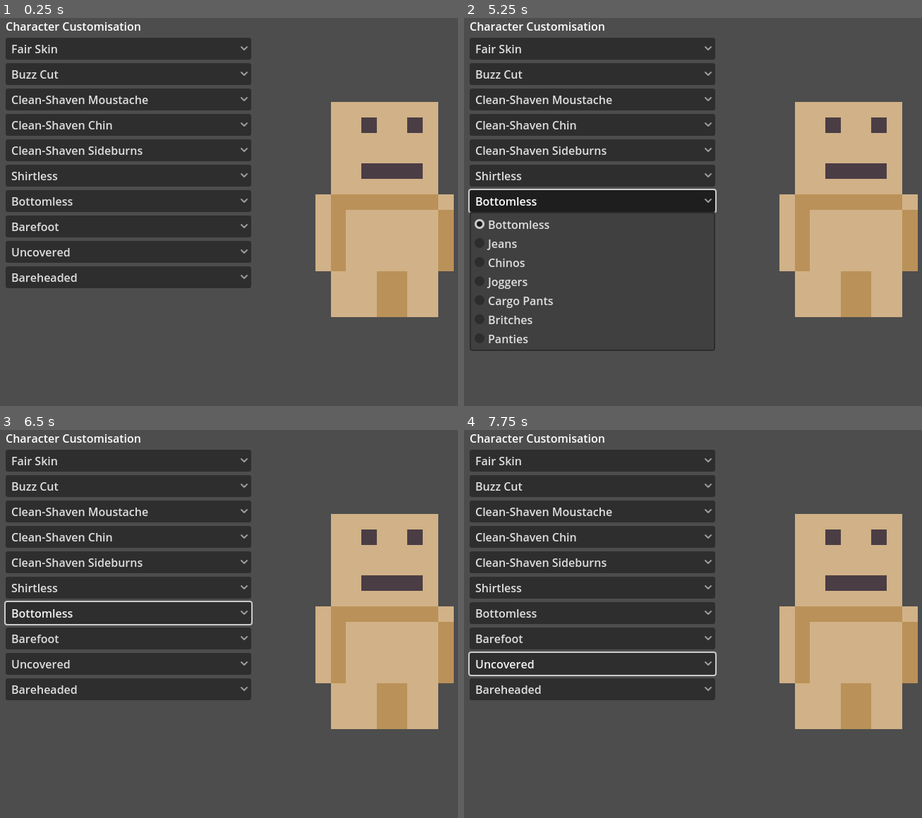
Above: before the commit, frames 1-4 (two rows, left to right).
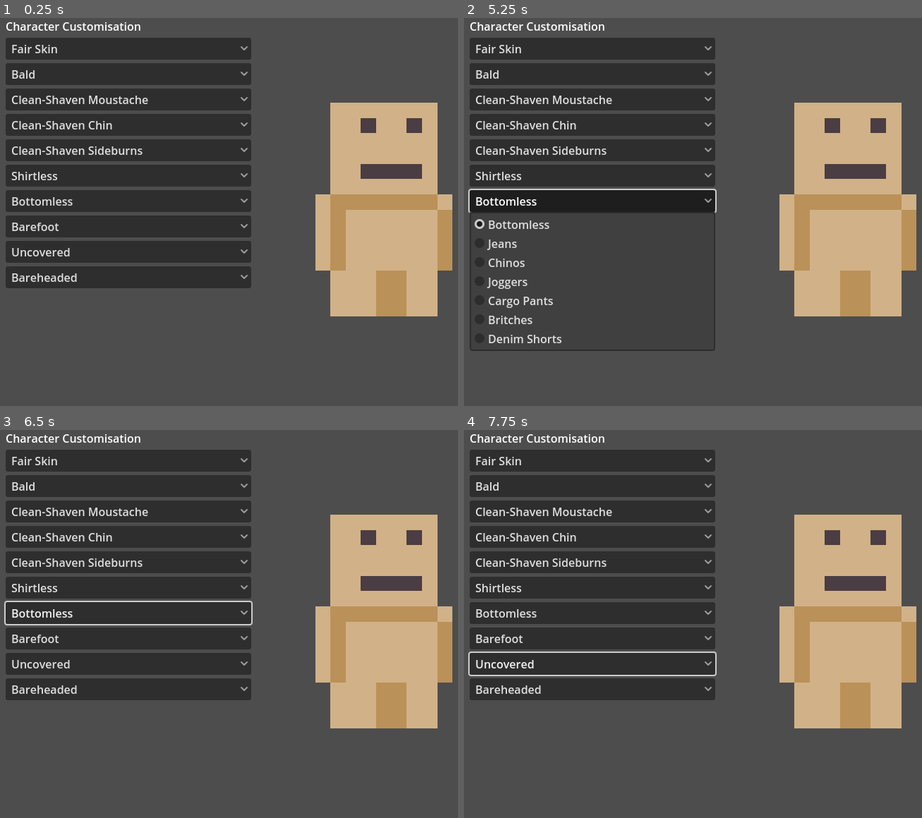
Above: after the commit, the same moments.

Repository: guilhermenevesxyz/project-king
Game: Godot game, scene res://scenes/character_customisation.tscn
Same seed, same stepped clock (60 frames per second), same inputs: the game is played once before the commit and once after it.
Inputs:
- Up to frame 1 (0.25 s): no input
- Up to frame 2 (5.25 s): click "Fair Skin" at 0.5 s; click "Buzz Cut" (after the commit: "Bald") at 1.25 s; click "Clean-Shaven Moustache" at 2 s; click "Clean-Shaven Chin" at 2.75 s; click "Clean-Shaven Sideburns" at 3.5 s; click "Shirtless" at 4.25 s; click "Bottomless" at 5 s
- Up to frame 3 (6.5 s): click "Barefoot" at 5.75 s
- Up to frame 4 (7.75 s): click "Uncovered" at 6.5 s; click "Bareheaded" at 7.25 s

The runs differ from the first frame. In frame 1, 0.5% of the frame differs, in the area x 4-100%, y 13-78%; in frame 2, 0.7%, in the area x 4-100%, y 13-84%; in frame 3, 0.5%; in frame 4, 0.5%.

Commit message:
customisation code

Diff:
--- /dev/null
+++ b/scenes/CharacterCustomisation.gd
@@ -0,0 +1,172 @@
+extends Control
+
+@onready
+var character = {
+	body = self.get_node("MarginContainer/HBoxContainer/Character/Body"),
+	hair = self.get_node("MarginContainer/HBoxContainer/Character/Hair"),
+	moustache = self.get_node("MarginContainer/HBoxContainer/Character/Moustache"),
+	chin = self.get_node("MarginContainer/HBoxContainer/Character/Chin"),
+	sideburns = self.get_node("MarginContainer/HBoxContainer/Character/Sideburns"),
+	shirt = self.get_node("MarginContainer/HBoxContainer/Character/Shirt"),
+	trousers = self.get_node("MarginContainer/HBoxContainer/Character/Trousers"),
+	shoes = self.get_node("MarginContainer/HBoxContainer/Character/Shoes"),
+	outerwear = self.get_node("MarginContainer/HBoxContainer/Character/Outerwear"),
+	hat = self.get_node("MarginContainer/HBoxContainer/Character/Hat")
+}
+
+@onready
+var customisation_options = {
+	skin = self.get_node("MarginContainer/HBoxContainer/VBoxContainer/Skin"),
+	hair = self.get_node("MarginContainer/HBoxContainer/VBoxContainer/Hair"),
+	moustache = self.get_node("MarginContainer/HBoxContainer/VBoxContainer/Moustache"),
+	chin = self.get_node("MarginContainer/HBoxContainer/VBoxContainer/Chin"),
+	sideburns = self.get_node("MarginContainer/HBoxContainer/VBoxContainer/Sideburns"),
+	shirt = self.get_node("MarginContainer/HBoxContainer/VBoxContainer/Shirt"),
+	trousers = self.get_node("MarginContainer/HBoxContainer/VBoxContainer/Trousers"),
+	shoes = self.get_node("MarginContainer/HBoxContainer/VBoxContainer/Shoes"),
+	outerwear = self.get_node("MarginContainer/HBoxContainer/VBoxContainer/Outerwear"),
+	hat = self.get_node("MarginContainer/HBoxContainer/VBoxContainer/Hat"),
+}
+
+const customisation_items = {
+	skin = {
+		fair = preload("res://sprites/character/character_base_white.png"),
+		dark = preload("res://sprites/character/character_base_black.png")
+	},
+
+	hair = {
+		buzz_cut = preload("res://sprites/character/hair/hair_1.png"),
+		crew_cut = preload("res://sprites/character/hair/hair_2.png"),
+		medium_length = preload("res://sprites/character/hair/hair_3.png"),
+		long = preload("res://sprites/character/hair/hair_4.png")
+	},
+
+	moustache = {
+		pencil = preload("res://sprites/character/beard/moustache/moustache_1.png"),
+		chevron = preload("res://sprites/character/beard/moustache/moustache_2.png")
+	},
+
+	chin = {
+		soul_patch = preload("res://sprites/character/beard/chin/chin_1.png"),
+		goatee = preload("res://sprites/character/beard/chin/chin_2.png"),
+		puff = preload("res://sprites/character/beard/chin/chin_3.png")
+	},
+
+	sideburns = {
+		cheek_stubble = preload("res://sprites/character/beard/sideburns/sideburns_1.png"),
+		mutton_chops = preload("res://sprites/character/beard/sideburns/sideburns_2.png")
+	},
+
+	shirt = {
+		t_shirt = preload("res://sprites/character/shirt/t_shirt.png"),
+		collar_shirt = preload("res://sprites/character/shirt/collar_shirt.png"),
+		crop_top = preload("res://sprites/character/shirt/crop_top.png")
+	},
+
+	trousers = {
+		jeans = preload("res://sprites/character/trousers/jeans.png"),
+		chinos = preload("res://sprites/character/trousers/chinos.png"),
+		joggers = preload("res://sprites/character/trousers/joggers.png"),
+		cargo_pants = preload("res://sprites/character/trousers/cargo_pants.png"),
+		britches = preload("res://sprites/character/trousers/britches.png"),
+		denim_shorts = preload("res://sprites/character/trousers/denim_shorts.png")
+	},
+
+	shoes = {
+		trainers = preload("res://sprites/character/shoes/trainers.png"),
+		oxford_shoes = preload("res://sprites/character/shoes/oxford_shoes.png")
+	},
+
+	outerwear = {
+		jacket = preload("res://sprites/character/outerwear/jacket.png"),
+		hoodie = preload("res://sprites/character/outerwear/hoodie.png"),
+		coat = preload("res://sprites/character/outerwear/coat.png"),
+		overshirt = preload("res://sprites/character/outerwear/overshirt.png"),
+		oversized_shirt = preload("res://sprites/character/outerwear/oversized_shirt.png"),
+		vest = preload("res://sprites/character/outerwear/vest.png")
+	},
+
+	hat = {
+		baseball_cap = preload("res://sprites/character/hat/baseball_cap.png"),
+		beanie = preload("res://sprites/character/hat/beanie.png"),
+		flat_cap = preload("res://sprites/character/hat/flat_cap.png"),
+		fedora = preload("res://sprites/character/hat/fedora.png"),
+		bowler = preload("res://sprites/character/hat/bowler.png"),
+		straw_hat = preload("res://sprites/character/hat/straw_hat.png")
+	}
+}
+
+func _on_skin_item_selected(index):
+	match customisation_options.skin.get_item_text(index):
+		"Fair Skin": character.body.set_texture(customisation_items.skin.fair)
+		"Dark Skin": character.body.set_texture(customisation_items.skin.dark)
+
+func _on_hair_item_selected(index):
+	match customisation_options.hair.get_item_text(index):
+		"Bald": character.hair.set_texture(null)
+		"Buzz Cut": character.hair.set_texture(customisation_items.hair.buzz_cut)
+		"Crew Cut": character.hair.set_texture(customisation_items.hair.crew_cut)
+		"Medium-Length Hair": character.hair.set_texture(customisation_items.hair.medium_length)
+		"Long Hair": character.hair.set_texture(customisation_items.hair.long)
+
+func _on_moustache_item_selected(index):
+	match customisation_options.moustache.get_item_text(index):
+		"Clean-Shaven Moustache": character.moustache.set_texture(null)
+		"Pencil Moustache": character.moustache.set_texture(customisation_items.moustache.pencil)
+		"Chevron Moustache": character.moustache.set_texture(customisation_items.moustache.chevron)
+
+func _on_chin_item_selected(index):
+	match customisation_options.chin.get_item_text(index):
+		"Clean-Shaven Chin": character.chin.set_texture(null)
+		"Soul Patch": character.chin.set_texture(customisation_items.chin.soul_patch)
+		"Goatee": character.chin.set_texture(customisation_items.chin.goatee)
+		"Chin Puff": character.chin.set_texture(customisation_items.chin.puff)
+
+func _on_sideburns_item_selected(index):
+	match customisation_options.sideburns.get_item_text(index):
+		"Clean-Shaven Sideburns": character.sideburns.set_texture(null)
+		"Cheek Stubble": character.sideburns.set_texture(customisation_items.sideburns.cheek_stubble)
+		"Mutton Chops": character.sideburns.set_texture(customisation_items.sideburns.mutton_chops)
+
+func _on_shirt_item_selected(index):
+	match customisation_options.shirt.get_item_text(index):
+		"Shirtless": character.shirt.set_texture(null)
+		"T-Shirt": character.shirt.set_texture(customisation_items.shirt.t_shirt)
+		"Collar Shirt": character.shirt.set_texture(customisation_items.shirt.collar_shirt)
+		"Crop Top": character.shirt.set_texture(customisation_items.shirt.crop_top)
+
+func _on_trousers_item_selected(index):
+	match customisation_options.trousers.get_item_text(index):
+		"Bottomless": character.trousers.set_texture(null)
+		"Jeans": character.trousers.set_texture(customisation_items.trousers.jeans)
+		"Chinos": character.trousers.set_texture(customisation_items.trousers.chinos)
+		"Joggers": character.trousers.set_texture(customisation_items.trousers.joggers)
+		"Cargo Pants": character.trousers.set_texture(customisation_items.trousers.cargo_pants)
+		"Britches": character.trousers.set_texture(customisation_items.trousers.britches)
+		"Denim Shorts": character.trousers.set_texture(customisation_items.trousers.denim_shorts)
+
+func _on_shoes_item_selected(index):
+	match customisation_options.shoes.get_item_text(index):
+		"Barefoot": character.shoes.set_texture(null)
+		"Trainers": character.shoes.set_texture(customisation_items.shoes.trainers)
+		"Oxford Shoes": character.shoes.set_texture(customisation_items.shoes.oxford_shoes)
+
+func _on_outerwear_item_selected(index):
+	match customisation_options.outerwear.get_item_text(index):
+		"Uncovered": character.outerwear.set_texture(null)
+		"Jacket": character.outerwear.set_texture(customisation_items.outerwear.jacket)
+		"Hoodie": character.outerwear.set_texture(customisation_items.outerwear.hoodie)
+		"Coat": character.outerwear.set_texture(customisation_items.outerwear.coat)
+		"Overshirt": character.outerwear.set_texture(customisation_items.outerwear.overshirt)
+		"Oversized Shirt": character.outerwear.set_texture(customisation_items.outerwear.oversized_shirt)
+		"Vest": character.outerwear.set_texture(customisation_items.outerwear.vest)
+
+func _on_hat_item_selected(index):
+	match customisation_options.hat.get_item_text(index):
+		"Bareheaded": character.hat.set_texture(null)
+		"Baseball Cap": character.hat.set_texture(customisation_items.hat.baseball_cap)
+		"Beanie": character.hat.set_texture(customisation_items.hat.beanie)
+		"Flat Cap": character.hat.set_texture(customisation_items.hat.flat_cap)
+		"Fedora": character.hat.set_texture(customisation_items.hat.fedora)
+		"Bowler": character.hat.set_texture(customisation_items.hat.bowler)
+		"Straw Hat": character.hat.set_texture(customisation_items.hat.straw_hat)
--- a/scenes/character_customisation.tscn
+++ b/scenes/character_customisation.tscn
@@ -1,8 +1,12 @@
-[gd_scene load_steps=2 format=3 uid="uid://n8f3s00a1x6f"]
+[gd_scene load_steps=3 format=3 uid="uid://n8f3s00a1x6f"]
 
 [ext_resource type="Texture2D" uid="uid://cgu3q3udjivl5" path="res://sprites/character/character_base_white.png" id="1_pgg6m"]
-
-[node name="Node2D" type="Node2D"]
+[ext_resource type="Script" path="res://scenes/CharacterCustomisation.gd" id="1_u1lub"]
+
+[node name="Control" type="Control"]
+layout_mode = 3
+anchors_preset = 0
+script = ExtResource("1_u1lub")
 
 [node name="MarginContainer" type="MarginContainer" parent="."]
 offset_right = 800.0
@@ -36,7 +40,7 @@
 [node name="Hair" type="OptionButton" parent="MarginContainer/HBoxContainer/VBoxContainer"]
 layout_mode = 2
 item_count = 5
-selected = 1
+selected = 0
 popup/item_0/text = "Bald"
 popup/item_0/id = 0
 popup/item_1/text = "Buzz Cut"
@@ -112,7 +116,7 @@
 popup/item_4/id = 4
 popup/item_5/text = "Britches"
 popup/item_5/id = 5
-popup/item_6/text = "Panties"
+popup/item_6/text = "Denim Shorts"
 popup/item_6/id = 6
 
 [node name="Shoes" type="OptionButton" parent="MarginContainer/HBoxContainer/VBoxContainer"]
@@ -145,7 +149,7 @@
 popup/item_6/text = "Vest"
 popup/item_6/id = 6
 
-[node name="Hats" type="OptionButton" parent="MarginContainer/HBoxContainer/VBoxContainer"]
+[node name="Hat" type="OptionButton" parent="MarginContainer/HBoxContainer/VBoxContainer"]
 layout_mode = 2
 item_count = 7
 selected = 0
@@ -164,8 +168,79 @@
 popup/item_6/text = "Straw Hat"
 popup/item_6/id = 6
 
-[node name="TextureRect" type="TextureRect" parent="MarginContainer/HBoxContainer"]
-layout_mode = 2
+[node name="Character" type="Control" parent="MarginContainer/HBoxContainer"]
+layout_mode = 2
+size_flags_horizontal = 3
+
+[node name="Body" type="TextureRect" parent="MarginContainer/HBoxContainer/Character"]
+layout_mode = 0
+offset_right = 346.0
+offset_bottom = 500.0
 size_flags_horizontal = 3
 texture = ExtResource("1_pgg6m")
 stretch_mode = 5
+
+[node name="Shirt" type="TextureRect" parent="MarginContainer/HBoxContainer/Character"]
+offset_right = 346.0
+offset_bottom = 500.0
+size_flags_horizontal = 3
+stretch_mode = 5
+
+[node name="Trousers" type="TextureRect" parent="MarginContainer/HBoxContainer/Character"]
+offset_right = 346.0
+offset_bottom = 500.0
+size_flags_horizontal = 3
+stretch_mode = 5
+
+[node name="Outerwear" type="TextureRect" parent="MarginContainer/HBoxContainer/Character"]
+offset_right = 346.0
+offset_bottom = 500.0
+size_flags_horizontal = 3
+stretch_mode = 5
+
+[node name="Shoes" type="TextureRect" parent="MarginContainer/HBoxContainer/Character"]
+offset_right = 346.0
+offset_bottom = 500.0
+size_flags_horizontal = 3
+stretch_mode = 5
+
+[node name="Hair" type="TextureRect" parent="MarginContainer/HBoxContainer/Character"]
+offset_right = 346.0
+offset_bottom = 500.0
+size_flags_horizontal = 3
+stretch_mode = 5
+
+[node name="Hat" type="TextureRect" parent="MarginContainer/HBoxContainer/Character"]
+offset_right = 346.0
+offset_bottom = 500.0
+size_flags_horizontal = 3
+stretch_mode = 5
+
+[node name="Moustache" type="TextureRect" parent="MarginContainer/HBoxContainer/Character"]
+offset_right = 346.0
+offset_bottom = 500.0
+size_flags_horizontal = 3
+stretch_mode = 5
+
+[node name="Chin" type="TextureRect" parent="MarginContainer/HBoxContainer/Character"]
+offset_right = 346.0
+offset_bottom = 500.0
+size_flags_horizontal = 3
+stretch_mode = 5
+
+[node name="Sideburns" type="TextureRect" parent="MarginContainer/HBoxContainer/Character"]
+offset_right = 346.0
+offset_bottom = 500.0
+size_flags_horizontal = 3
+stretch_mode = 5
+
+[connection signal="item_selected" from="MarginContainer/HBoxContainer/VBoxContainer/Skin" to="." method="_on_skin_item_selected"]
+[connection signal="item_selected" from="MarginContainer/HBoxContainer/VBoxContainer/Hair" to="." method="_on_hair_item_selected"]
+[connection signal="item_selected" from="MarginContainer/HBoxContainer/VBoxContainer/Moustache" to="." method="_on_moustache_item_selected"]
+[connection signal="item_selected" from="MarginContainer/HBoxContainer/VBoxContainer/Chin" to="." method="_on_chin_item_selected"]
+[connection signal="item_selected" from="MarginContainer/HBoxContainer/VBoxContainer/Sideburns" to="." method="_on_sideburns_item_selected"]
+[connection signal="item_selected" from="MarginContainer/HBoxContainer/VBoxContainer/Shirt" to="." method="_on_shirt_item_selected"]
+[connection signal="item_selected" from="MarginContainer/HBoxContainer/VBoxContainer/Trousers" to="." method="_on_trousers_item_selected"]
+[connection signal="item_selected" from="MarginContainer/HBoxContainer/VBoxContainer/Shoes" to="." method="_on_shoes_item_selected"]
+[connection signal="item_selected" from="MarginContainer/HBoxContainer/VBoxContainer/Outerwear" to="." method="_on_outerwear_item_selected"]
+[connection signal="item_selected" from="MarginContainer/HBoxContainer/VBoxContainer/Hat" to="." method="_on_hat_item_selected"]
Renamed: sprites/character/trousers/panties.png -> sprites/character/trousers/denim_shorts.png
Not shown, added: sprites/character/trousers/denim_shorts.png.import
